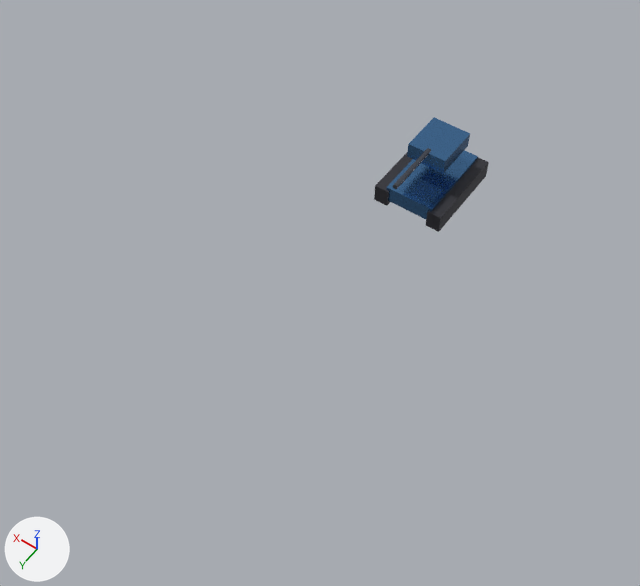
One commit to the FBX model apps/web-client/public/assets/models/units/AL_PioneerHarvester.fbx: the scene before it, then after it.
Both versions are drawn from a camera (50 mm lens) standing at (-13.1, 27.3, 30.1) and looking at (0.7, 8.0, -0.2). The lights are fixed; the arrows at lower left show +X, +Y and +Z. The first picture is the older version. Objects named as collision shapes, trigger or cutter boxes, shadow casters or lower levels of detail are left out. Where no turn or scale is listed for an object, it has been applied to the vertices.
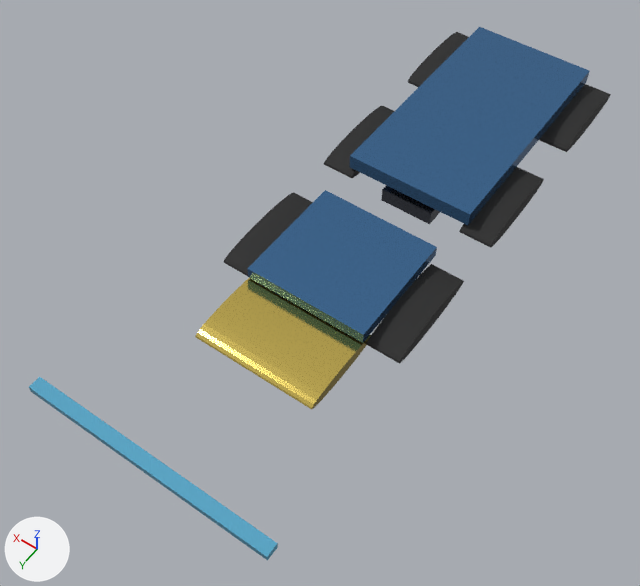
Where the newer file only moved an object's origin or applied its transform, the numbers keep the older frame.

Diff of the bpy script that builds the scene:
```diff
--- a/apps/web-client/public/assets/models/units/AL_PioneerHarvester.fbx.py
+++ b/apps/web-client/public/assets/models/units/AL_PioneerHarvester.fbx.py
@@ me_cube_003 @@
 me_cube_003.from_pydata(...)  # 8 vertices, 6 faces; spans x -0.5..0.5, y -0.5..0.5, z -0.5..0.5
-me_cube_003.materials.append(mat_mat_alliancearmor)  # blue #5081b3
+me_cube_003.materials.append(mat_mat_glass)  # cyan #59aacb
@@ me_cube_001 @@
 me_cube_001.from_pydata(...)  # 8 vertices, 6 faces; spans x -0.5..0.5, y -0.5..0.5, z -0.5..0.5
-me_cube_001.materials.append(mat_mat_treads)  # dark grey #3f3f45
+me_cube_001.materials.append(mat_mat_darksteel)  # grey #61656f
@@ me_cylinder @@
-me_cylinder.from_pydata(...)  # 64 vertices, 34 faces; spans x -0.12..0.12, y -1.4..1.4, z -0.12..0.12
-me_cylinder.materials.append(mat_mat_darksteel)  # grey #61656f
+me_cylinder.from_pydata(...)  # 64 vertices, 34 faces; spans x -4.42..-2.86, y -11.99..-6.93, z -2.25..-1.48
+# me_cylinder part 2: the whole mesh is multiplied about its middle by the matrix ((0.0, -0.557, 0.0), (0.0, 0.0, 21.083), (-3.208, 0.0, 0.0)), then moved by (-3.64, -9.46, -1.86)
+me_cylinder.materials.append(mat_mat_rubber)  # black #272727
@@ me_cube_002 @@
 me_cube_002.from_pydata(...)  # 8 vertices, 6 faces; spans x -0.5..0.5, y -0.5..0.5, z -0.5..0.5
-me_cube_002.materials.append(mat_mat_treads)  # dark grey #3f3f45
+me_cube_002.materials.append(mat_mat_alliancearmor)  # blue #5081b3
@@ me_cube_004 @@
+me_cube_004 = me_cube_002.copy(); me_cube_004.name = 'Cube.004'  # the mesh of ob_cube_002
@@ ob_cube_003 @@
-ob_cube_003 = bpy.data.objects.new('Cube.003', me_cube_003)
-ob_cube_003.parent = ob_turretyaw
-ob_cube_003.location = (0.0, -0.2, 1.4)
-ob_cube_003.scale = (1.9, 2.2, 0.75)
+ob_cube_003 = bpy.data.objects.new('Cube.003', me_cube_004)
+ob_cube_003.parent = ob_cube
+ob_cube_003.location = (0.0, -0.8, 1.55)
+ob_cube_003.scale = (2.4, 2.6, 1.0)
@@ ob_cube @@
-ob_cube = bpy.data.objects.new('Cube', me_cube)
+ob_cube = bpy.data.objects.new('Cube', me_cube_001)
 ob_cube.parent = ob_vehicleroot
 ob_cube.location = (0.0, 0.0, 0.7)
-ob_cube.scale = (2.4, 4.2, 0.8)
+ob_cube.scale = (2.6, 4.6, 0.7)
@@ ob_cube_001 @@
-ob_cube_001 = bpy.data.objects.new('Cube.001', me_cube_001)
-ob_cube_001.parent = ob_vehicleroot
-ob_cube_001.location = (-1.4, 0.0, 0.5)
-ob_cube_001.scale = (0.7, 4.4, 0.9)
+ob_cube_001 = bpy.data.objects.new('Cube.001', me_cube_002)
+ob_cube_001.parent = ob_cube
+ob_cube_001.location = (0.0, 1.6, 1.45)
+ob_cube_001.scale = (2.2, 1.2, 0.8)
@@ ob_cube_002 @@
-ob_cube_002 = bpy.data.objects.new('Cube.002', me_cube_002)
-ob_cube_002.parent = ob_vehicleroot
-ob_cube_002.location = (1.4, 0.0, 0.5)
-ob_cube_002.scale = (0.7, 4.4, 0.9)
+ob_cube_002 = bpy.data.objects.new('Cube.002', me_cube_003)
+ob_cube_002.parent = ob_cube_001
+ob_cube_002.location = (0.0, 2.15, 1.5)
+ob_cube_002.scale = (1.9, 0.1, 0.55)
@@ ob_cylinder_003 @@
+ob_cylinder_003 = bpy.data.objects.new('Cylinder.003', me_cylinder_003)  # 64 vertices, 34 faces; spans x -0.78..0.78, y -2.53..2.53, z -0.39..0.39; in mat_mat_rubber (black #272727)
+ob_cylinder_003.location = (3.64, -7.36, 1.09)
@@ ob_cylinder_002 @@
+ob_cylinder_002 = bpy.data.objects.new('Cylinder.002', me_cylinder_003.copy())
+ob_cylinder_002.location = (-3.64, 7.36, 1.08)
@@ ob_cylinder_005 @@
+ob_cylinder_005 = bpy.data.objects.new('Cylinder.005', me_cylinder_003.copy())
+ob_cylinder_005.location = (3.64, 7.36, 1.08)
@@ ob_cylinder_004 @@
+ob_cylinder_004 = bpy.data.objects.new('Cylinder.004', me_cylinder_003.copy())
+ob_cylinder_004.location = (3.64, 0.0, 1.09)
@@ ob_cylinder_006 @@
+ob_cylinder_006 = bpy.data.objects.new('Cylinder.006', me_cylinder_006)  # 64 vertices, 34 faces; spans x -2.86..2.86, y -2.07..2.07, z -0.32..0.32; in mat_mat_goldtrim (yellow #edd36c)
+ob_cylinder_006.location = (0.0, 11.5, 1.12)
@@ ob_cylinder_001 @@
+ob_cylinder_001 = bpy.data.objects.new('Cylinder.001', me_cylinder_003.copy())
+ob_cylinder_001.location = (-3.64, 0.0, 1.09)
```

Boxes (x1, y1, x2, y2) around the edits, measured in the pictures (640 x 586 px; the box of a moved part takes in the faces that stretch with it):
'Cube.003', recoloured, rescaled, reshaped, moved (277% wider, 249% taller)
    before: (407, 117, 470, 173)
    after: (350, 27, 590, 225)
'Cube.001', recoloured, reshaped, moved, rescaled (198% wider, 105% taller)
    before: (426, 158, 489, 232)
    after: (247, 190, 437, 343)
'Cylinder.006', added (yellow)
    after: (195, 278, 371, 409)
'Cube.002', recoloured, moved, rescaled, reshaped
    before: (374, 152, 412, 206)
    after: (29, 377, 278, 561)
'Cylinder.002', added (black)
    after: (366, 264, 464, 364)
'Cube', recoloured, reshaped, rescaled
    before: (386, 150, 478, 219)
    after: (381, 185, 440, 224)
'Cylinder.001', added (black)
    after: (459, 167, 544, 248)
'Cylinder', recoloured, reshaped (87% wider, 64% taller)
    before: (393, 148, 431, 189)
    after: (539, 84, 611, 152)
'Cylinder.005', added (black)
    after: (224, 192, 313, 276)
'Cylinder.004', added (black)
    after: (324, 106, 394, 178)
'Cylinder.003', added (black)
    after: (408, 32, 469, 87)
part 1 of me_cube, moved or reshaped (not visible afterwards)
    before: (386, 150, 478, 219)
